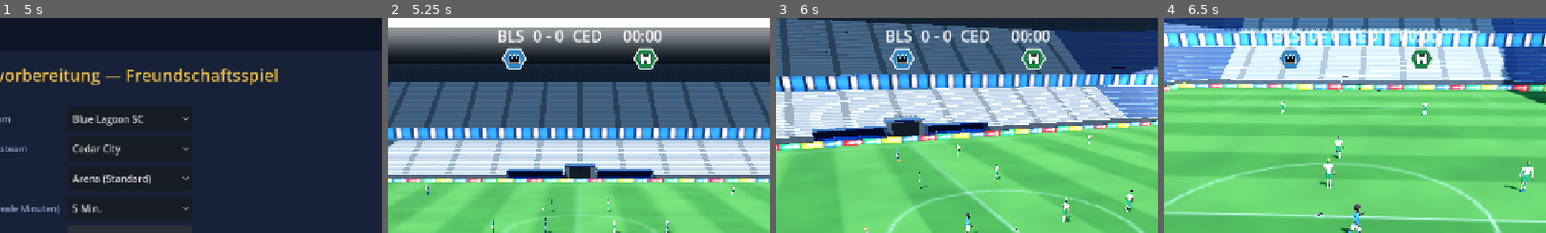
Above: before the commit, frames 1-4 (left to right).
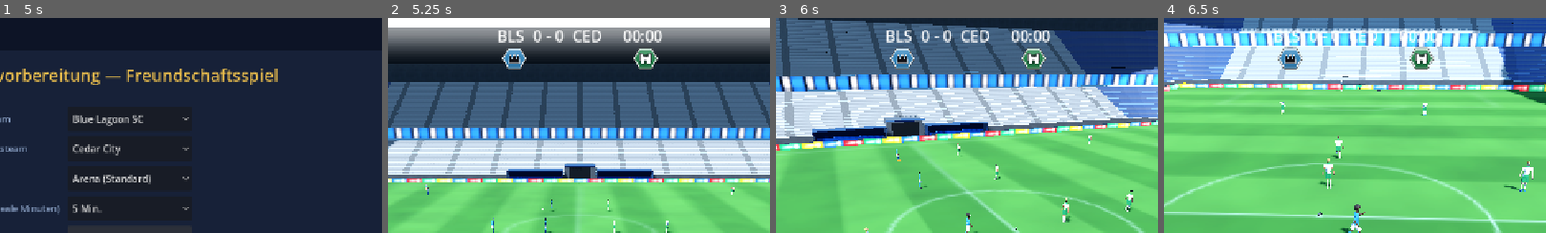
Above: after the commit, the same moments.

Repository: MOT1209/UNITY-GAMES-3D
Game: Godot game, scene res://scenes/main/main.tscn
The game is run twice, just before and just after one commit, with the same random seed, the same clock (stepped at 60 frames per second) and the same inputs.
Inputs (mouse positions are % of the whole screen's width and height, from its top left):
- Up to frame 1 (5 s): click "Play" at 0.5 s; click "Play" at 1.25 s; click "Management Hub" at 2 s; click "Spielen" at 2.75 s; click "Normal" at 3.5 s; click "Normal" at 4.25 s
- Up to frame 2 (5.25 s): click "Spiel starten (3D)" at 5 s
- Up to frame 3 (6 s): tap Enter at 5.75 s; move the mouse to (72, 45) at 5.77 s; hold D (move_right) from 5.78 s (still down); hold V (camera_toggle) from 5.78 s (still down); click (72, 45) at 5.92 s
- Up to frame 4 (6.5 s): keep holding D (move_right); keep holding V (camera_toggle)
The pictures show only the part of the screen within x 25-75%, y 0-50%; the shares and areas given below are measured in that part.

Frame 1 is identical in both runs. In frame 2, 0.5% of the frame differs, in the area x 29-71%, y 13-24%; in frame 3, 0.5%; in frame 4, 0.5%.

Commit message:
Phase 4: original crests (polished) + drawn kit previews with crest, UI integration, tests
Full run: 2692 checks passed, 0 failed (83 in db_crests_validation).

Co-Authored-By: Claude Sonnet 5.5 <noreply@anthropic.com>
Claude-Session: https://claude.ai/code/session_01J2WiCKdt9LQjdxyRMnVJkf

Diff:
--- a/Foßball godot/king-f-oß-ball/scripts/systems/crests/crest_renderer.gd
+++ b/Foßball godot/king-f-oß-ball/scripts/systems/crests/crest_renderer.gd
@@ -17,6 +17,7 @@
 	"card": {"size": 72, "border": 0.12, "mono": false, "pattern": true},
 }
 const HALO := 0.035
+const OUTLINE := 0.05
 const DARK := Color(0.07, 0.07, 0.09)
 const LIGHT := Color(1, 1, 1)
 ## Per shape: symbol centre offset (x, y) and scale inside the shape.
@@ -76,6 +77,8 @@
 	var border_col := _border_color(c)
 	var symbol_col := _symbol_color(c, fills)
 	var halo_col := DARK if _luma(symbol_col) > 0.3 else LIGHT
+	var outline_col := border_col.darkened(0.6)
+	var rich := s >= 56                  # shading, gloss and shadow only where they can be seen
 	var half := float(s) * 0.5
 	for py in s:
 		var y := (float(py) + 0.5) / half - 1.0
@@ -87,16 +90,30 @@
 				continue
 			var sym := 0.0
 			var halo := 0.0
+			var shadow := 0.0
 			if absf(x) < 0.7 and absf(y) < 0.7:
 				var ssd := CrestSymbols.sd(c.symbol, (x - fit.x) / fit.z, (y - fit.y) / fit.z) * fit.z
 				sym = clampf(0.5 - ssd * half, 0.0, 1.0)
 				halo = clampf(0.5 - (ssd - HALO) * half, 0.0, 1.0)
+				if rich:
+					var dsd := CrestSymbols.sd(c.symbol, (x - fit.x - 0.03) / fit.z, (y - fit.y - 0.05) / fit.z) * fit.z
+					shadow = clampf(0.5 - (dsd - 0.02) * half, 0.0, 1.0)
 			if mono:
 				var ring := clampf(0.5 - (absf(sd + border_w * 0.5) - border_w * 0.5) * half, 0.0, 1.0)
 				img.set_pixel(px, py, Color(1, 1, 1, maxf(ring, sym)))
 				continue
 			var col := _fill(division, x, y, c, half)
+			if rich:                                         # soft top light, darker bottom: a little depth
+				var ty := (y + 1.0) * 0.5
+				col = col.lerp(Color.WHITE, 0.13 * (1.0 - ty)).lerp(Color.BLACK, 0.2 * ty * ty)
 			col = col.lerp(border_col, clampf(0.5 + (sd + border_w) * half, 0.0, 1.0))
+			if rich:                                         # fine inner line inside the border
+				var il := clampf(0.5 - (absf(sd + border_w + 0.04) - 0.011) * half, 0.0, 1.0)
+				col = col.lerp(border_col.lightened(0.35) if _luma(border_col) < 0.4 else border_col.darkened(0.3), il * 0.6)
+				col = col.lerp(Color.WHITE, clampf(1.0 - (x * x * 1.3 + (y + 0.62) * (y + 0.62) * 6.0), 0.0, 1.0) * 0.14)   # gloss
+			col = col.lerp(outline_col, clampf(0.5 + (sd + OUTLINE) * half, 0.0, 1.0))     # dark outer outline
+			if rich:
+				col = col.lerp(Color.BLACK, shadow * 0.38)
 			col = col.lerp(halo_col, halo * 0.9)         # thin outline keeps the symbol legible on any fill
 			col = col.lerp(symbol_col, sym)
 			img.set_pixel(px, py, Color(col.r, col.g, col.b, cover))
--- /dev/null
+++ b/Foßball godot/king-f-oß-ball/scripts/systems/teams/kit_renderer.gd
@@ -0,0 +1,145 @@
+class_name KitRenderer
+extends RefCounted
+
+## Draws a kit (shirt with sleeves, shorts, socks) as an `Image` from the saved kit data
+## (`KitEditor.preview`): colours, pattern (solid, stripes, hoops, halves, sash, checks), accent
+## collar/cuffs and the club crest on the left chest. Used by the kit previews so a kit looks
+## like a kit instead of colour blocks. Base canvas 88 x 112; `scale` multiplies it.
+
+const W := 88.0
+const H := 112.0
+
+
+## `crest` may be null (no crest drawn). Result is RGBA, transparent outside the garments.
+static func render(kit: Dictionary, crest: Image = null, scale: int = 2) -> Image:
+	var sc := float(maxi(scale, 1))
+	var img := Image.create(int(W * sc), int(H * sc), false, Image.FORMAT_RGBA8)
+	var main: Color = kit.get("main", Color.WHITE)
+	var sec: Color = kit.get("secondary", Color.BLACK)
+	var accent: Color = kit.get("accent", Color.WHITE)
+	var shorts: Color = kit.get("shorts", sec)
+	var socks: Color = kit.get("socks", main)
+	var pattern := str(kit.get("pattern", "solid"))
+	var outline := Color(0, 0, 0, 0.55)
+	for py in img.get_height():
+		var y := (float(py) + 0.5) / sc
+		for px in img.get_width():
+			var x := (float(px) + 0.5) / sc
+			var col := Color(0, 0, 0, 0)
+			# socks
+			var sd_socks := minf(_box(x, y, 30.0, 97.0, 7.0, 8.0), _box(x, y, 58.0, 97.0, 7.0, 8.0))
+			col = _over(col, _shade(socks, y, 88.0, 105.0), sd_socks, sc, outline)
+			if sd_socks < 0.0 and y < 91.5:
+				col = _over(col, accent, sd_socks, sc, Color(0, 0, 0, 0))
+			# shorts: two legs + waistband, a small gap between the legs
+			var sd_sh := minf(_box(x, y, 30.0, 72.0, 11.5, 13.0), _box(x, y, 58.0, 72.0, 11.5, 13.0))
+			sd_sh = minf(sd_sh, _box(x, y, 44.0, 63.0, 20.0, 5.0))
+			sd_sh = maxf(sd_sh, -_box(x, y, 44.0, 78.0, 1.6, 12.0))
+			col = _over(col, _shade(shorts, y, 58.0, 86.0), sd_sh, sc, outline)
+			if sd_sh < 0.0 and y < 61.0:
+				col = _over(col, accent.lerp(shorts, 0.35), sd_sh, sc, Color(0, 0, 0, 0))
+			# shirt: body + short sleeves
+			var sd_body := _rbox(x, y, 44.0, 35.0, 19.5, 23.0, 4.5)
+			var sd_l := _quad(x, y, 25.0, 13.0, 8.5, 22.0, 14.0, 36.0, 25.0, 30.0)
+			var sd_r := _quad(x, y, 63.0, 13.0, 80.0, 22.0, 74.0, 36.0, 63.0, 30.0)
+			var sd_shirt := minf(sd_body, minf(sd_l, sd_r))
+			var neck := _tri(x, y, 35.5, 10.0, 52.5, 10.0, 44.0, 24.0)
+			var sd_cut := maxf(sd_shirt, -neck)
+			if sd_cut < 1.0 / sc:
+				var shirt := _shade(_pattern(pattern, x, y, main, sec), y, 12.0, 58.0)
+				var collar := clampf(0.5 - (absf(neck - 1.8) - 1.8) * sc, 0.0, 1.0)         # V-neck trim
+				var cuff := maxf(clampf(0.5 - _cap(x, y, 8.8, 22.5, 14.2, 35.5, 2.0) * sc, 0.0, 1.0),
+						clampf(0.5 - _cap(x, y, 79.2, 22.5, 73.8, 35.5, 2.0) * sc, 0.0, 1.0))  # sleeve cuffs
+				shirt = shirt.lerp(accent, maxf(collar, cuff))
+				col = _over(col, shirt, sd_cut, sc, outline)
+			img.set_pixel(px, py, col)
+	if crest != null:
+		var size := int(21.0 * sc)
+		var c := crest.duplicate() as Image
+		c.convert(Image.FORMAT_RGBA8)
+		c.resize(size, size, Image.INTERPOLATE_LANCZOS)
+		img.blend_rect(c, Rect2i(Vector2i.ZERO, c.get_size()), Vector2i(int(25.0 * sc), int(19.0 * sc)))
+	return img
+
+
+# --- painting helpers ----------------------------------------------------------------------------
+
+## Composites `src` over `dst` with anti-aliased coverage from `sd`, plus a thin outline.
+static func _over(dst: Color, src: Color, sd: float, sc: float, outline: Color) -> Color:
+	var cover := clampf(0.5 - sd * sc, 0.0, 1.0)
+	if cover <= 0.0:
+		return dst
+	var col := src
+	col.a = 1.0
+	if outline.a > 0.0:
+		var edge := clampf(0.5 + (sd + 1.1) * sc, 0.0, 1.0)         # outline hugging the border, 1.1 px wide
+		col = col.lerp(Color(outline.r, outline.g, outline.b, 1.0), edge * outline.a)
+	var a := cover
+	var out_a := a + dst.a * (1.0 - a)
+	if out_a <= 0.0:
+		return dst
+	var rgb := (Vector3(col.r, col.g, col.b) * a + Vector3(dst.r, dst.g, dst.b) * dst.a * (1.0 - a)) / out_a
+	return Color(rgb.x, rgb.y, rgb.z, out_a)
+
+
+## Gentle vertical shading so a garment does not look flat.
+static func _shade(c: Color, y: float, top: float, bottom: float) -> Color:
+	var t := clampf((y - top) / maxf(bottom - top, 1.0), 0.0, 1.0)
+	return c.lerp(Color.WHITE, 0.10 * (1.0 - t)).lerp(Color.BLACK, 0.16 * t)
+
+
+static func _pattern(pattern: String, x: float, y: float, main: Color, sec: Color) -> Color:
+	var alt := false
+	match pattern:
+		"stripes":
+			alt = int(floorf((x - 24.0) / 7.2)) % 2 != 0
+		"hoops":
+			alt = int(floorf((y - 12.0) / 7.0)) % 2 != 0
+		"halves":
+			alt = x >= 44.0
+		"sash":
+			alt = absf((x - 44.0) + (y - 34.0) * 0.85) < 6.5
+		"checks":
+			alt = (int(floorf(x / 7.0)) + int(floorf(y / 7.0))) % 2 != 0
+	return sec if alt else main
+
+
+# --- geometry (signed distance, pixels; negative inside) -----------------------------------------
+
+static func _box(x: float, y: float, cx: float, cy: float, hw: float, hh: float) -> float:
+	var dx := absf(x - cx) - hw
+	var dy := absf(y - cy) - hh
+	return sqrt(maxf(dx, 0.0) * maxf(dx, 0.0) + maxf(dy, 0.0) * maxf(dy, 0.0)) + minf(maxf(dx, dy), 0.0)
+
+
+static func _rbox(x: float, y: float, cx: float, cy: float, hw: float, hh: float, r: float) -> float:
+	return _box(x, y, cx, cy, hw - r, hh - r) - r
+
+
+static func _cap(x: float, y: float, ax: float, ay: float, bx: float, by: float, w: float) -> float:
+	var pax := x - ax
+	var pay := y - ay
+	var bax := bx - ax
+	var bay := by - ay
+	var h := clampf((pax * bax + pay * bay) / (bax * bax + bay * bay), 0.0, 1.0)
+	var dx := pax - bax * h
+	var dy := pay - bay * h
+	return sqrt(dx * dx + dy * dy) - w
+
+
+static func _edge(x: float, y: float, px: float, py: float, qx: float, qy: float, s: float) -> float:
+	var ex := qx - px
+	var ey := qy - py
+	return s * ((x - px) * ey - (y - py) * ex) / sqrt(ex * ex + ey * ey)
+
+
+static func _tri(x: float, y: float, ax: float, ay: float, bx: float, by: float, cx: float, cy: float) -> float:
+	var s := signf((bx - ax) * (cy - ay) - (by - ay) * (cx - ax))
+	return maxf(maxf(_edge(x, y, ax, ay, bx, by, s), _edge(x, y, bx, by, cx, cy, s)), _edge(x, y, cx, cy, ax, ay, s))
+
+
+## Convex quad a-b-c-d.
+static func _quad(x: float, y: float, ax: float, ay: float, bx: float, by: float, cx: float, cy: float, dx: float, dy: float) -> float:
+	var s := signf((bx - ax) * (cy - ay) - (by - ay) * (cx - ax))
+	return maxf(maxf(_edge(x, y, ax, ay, bx, by, s), _edge(x, y, bx, by, cx, cy, s)),
+			maxf(_edge(x, y, cx, cy, dx, dy, s), _edge(x, y, dx, dy, ax, ay, s)))
--- /dev/null
+++ b/Foßball godot/king-f-oß-ball/scripts/systems/teams/kit_service.gd
@@ -0,0 +1,22 @@
+class_name KitService
+extends RefCounted
+
+## Cached kit textures (shirt + shorts + socks with the club crest), keyed by the kit data and
+## the crest design, so a changed colour, pattern or crest shows immediately.
+
+static var cache := CrestCache.new()
+
+
+static func texture(db: Node, team: TeamData, slot: String, scale: int = 2) -> Texture2D:
+	var pv := KitEditor.preview(team, slot)
+	if pv.is_empty():
+		return null
+	var crest := CrestService.crest_of(db, team) if db != null else null
+	var key := "%s|%s|%d|%s" % [slot, str(pv), scale, CrestService.cache_key(crest, "kit", 0) if crest != null else "-"]
+	var tex := cache.fetch(key)
+	if tex != null:
+		return tex
+	var crest_img: Image = CrestRenderer.render(crest, "kit") if crest != null else null
+	tex = ImageTexture.create_from_image(KitRenderer.render(pv, crest_img, scale))
+	cache.store(key, tex)
+	return tex
--- a/Foßball godot/king-f-oß-ball/scripts/ui/kit/ui_kit.gd
+++ b/Foßball godot/king-f-oß-ball/scripts/ui/kit/ui_kit.gd
@@ -172,20 +172,26 @@
 	return r
 
 
-## Kit preview built from the saved kit dictionary (shirt, shorts, socks, number).
-static func kit_preview(team: TeamData, slot: String) -> Control:
+## Kit preview: a drawn shirt, shorts and socks in the saved colours and pattern, with the club
+## crest on the chest. `db` defaults to the TeamDB autoload.
+static func kit_preview(team: TeamData, slot: String, db: Node = null) -> Control:
 	var pv := KitEditor.preview(team, slot)
 	var box := vbox(2)
 	box.custom_minimum_size = Vector2(70, 0)
 	if pv.is_empty():
 		box.add_child(muted(Loc.f("KIT_NO_KIT", Loc.enum_name("KITSLOT", slot))))
 		return box
-	var shirt := color_swatch(pv["main"], Vector2(60, 48))
-	var stripe := color_swatch(pv["secondary"], Vector2(60, 8))
-	var shorts := color_swatch(pv["shorts"], Vector2(60, 24))
-	var socks := color_swatch(pv["socks"], Vector2(60, 20))
-	for c in [shirt, stripe, shorts, socks]:
-		box.add_child(c)
+	if db == null and Engine.get_main_loop() is SceneTree:
+		db = (Engine.get_main_loop() as SceneTree).root.get_node_or_null("TeamDB")
+	var shirt := TextureRect.new()
+	shirt.name = "KitShirt"
+	shirt.texture = KitService.texture(db, team, slot)
+	shirt.custom_minimum_size = Vector2(88, 112)
+	shirt.expand_mode = TextureRect.EXPAND_IGNORE_SIZE
+	shirt.stretch_mode = TextureRect.STRETCH_KEEP_ASPECT_CENTERED
+	shirt.texture_filter = CanvasItem.TEXTURE_FILTER_LINEAR_WITH_MIPMAPS
+	shirt.mouse_filter = Control.MOUSE_FILTER_IGNORE
+	box.add_child(shirt)
 	box.add_child(label("%s · %s" % [Loc.enum_name("KITSLOT", slot), Loc.enum_name("PATTERN", str(pv["pattern"]))], 12, MUTED))
 	return box
 
--- a/Foßball godot/king-f-oß-ball/scripts/ui/screens/team_select_screen.gd
+++ b/Foßball godot/king-f-oß-ball/scripts/ui/screens/team_select_screen.gd
@@ -25,7 +25,7 @@
 	var list := UIKit.vbox(4)
 	for t: TeamData in teams:
 		var row := UIKit.hbox(10)
-		row.add_child(UIKit.crest(db(), t, 44, "card"))
+		row.add_child(UIKit.crest(db(), t, 64, "card"))
 		row.add_child(UIKit.kit_preview(t, "home"))
 		var info := UIKit.vbox(0)
 		info.custom_minimum_size = Vector2(260, 0)
--- a/Foßball godot/king-f-oß-ball/tests/db_crests_validation.gd
+++ b/Foßball godot/king-f-oß-ball/tests/db_crests_validation.gd
@@ -29,6 +29,7 @@
 	_test_cache_and_service()
 	_test_registry()
 	_test_custom_crests()
+	_test_kits()
 	await _test_ui()
 	_test_performance()
 	print("=== Validation summary: %d passed, %d failed ===" % [_passed, _failed])
@@ -367,6 +368,31 @@
 	app.db.reload()
 
 
+func _test_kits() -> void:
+	var db := _new_db("real_2025")
+	var team: TeamData = db.get_team("eng_arsenal")
+	var kit := {"main": Color("c8102e"), "secondary": Color.WHITE, "accent": Color.WHITE, "shorts": Color("101010"), "socks": Color("c8102e"), "pattern": "solid"}
+	var plain := KitRenderer.render(kit, null, 1)
+	_check(plain.get_width() == 88 and plain.get_height() == 112, "kit image has the base size (88 x 112)")
+	_check(plain.get_pixel(44, 45).r > 0.6 and plain.get_pixel(44, 45).g < 0.25, "shirt body is painted in the main colour")
+	_check(plain.get_pixel(30, 75).r < 0.2, "shorts are painted in the shorts colour")
+	_check(plain.get_pixel(2, 2).a == 0.0, "outside the garments is transparent")
+	var crest := CrestService.image(db, team, "kit")
+	var with_crest := KitRenderer.render(kit, crest, 1)
+	_check(with_crest.get_data() != plain.get_data(), "the club crest is drawn on the chest")
+	var distinct := {}
+	for pat in KitEditor.PATTERNS:
+		var k := kit.duplicate()
+		k["pattern"] = pat
+		distinct[KitRenderer.render(k, null, 1).get_data().hex_encode().sha256_text()] = true
+	_check(distinct.size() == KitEditor.PATTERNS.size(), "all %d patterns look different" % KitEditor.PATTERNS.size())
+	var t1 := KitService.texture(db, team, "home")
+	_check(t1 != null and t1 == KitService.texture(db, team, "home"), "kit textures are cached")
+	KitEditor.set_field(team, "home", "main", "00ff00")
+	_check(KitService.texture(db, team, "home") != t1, "a changed kit colour gives a new texture")
+	_check(KitService.texture(db, team, "nope") == null, "a missing kit slot gives no texture")
+
+
 func _crest_controls(root: Node) -> Array:
 	return root.find_children("*", "TextureRect", true, false).filter(func(n: Node) -> bool: return n.has_meta("crest_club"))
 
--- a/Foßball godot/king-f-oß-ball/tests/phaseT10_validation.gd
+++ b/Foßball godot/king-f-oß-ball/tests/phaseT10_validation.gd
@@ -68,9 +68,12 @@
 	_check(UIKit.empty_state("hello") is PanelContainer, "empty state component")
 	var team: TeamData = app.db.get_team("club_royal_harbor")
 	var kit := UIKit.kit_preview(team, "home")
-	var swatches: Array = kit.find_children("*", "ColorRect", true, false)
-	_check(swatches.size() == 4 and (swatches[0] as ColorRect).color == Color.from_string(team.kits["home"]["main"], Color.WHITE),
-			"kit preview shows the saved shirt colour")
+	var shirt := kit.find_child("KitShirt", true, false) as TextureRect
+	_check(shirt != null and shirt.texture != null, "kit preview draws the shirt, shorts and socks")
+	var solid := {"main": Color("c8102e"), "secondary": Color.WHITE, "accent": Color.WHITE, "shorts": Color("101010"), "socks": Color("c8102e"), "pattern": "solid"}
+	var shirt_img := KitRenderer.render(solid, null, 1)
+	_check(shirt_img.get_pixel(44, 42).is_equal_approx(Color("c8102e").lerp(Color.WHITE, 0.0)) or shirt_img.get_pixel(44, 42).r > 0.6,
+			"the kit renderer paints the shirt in the saved main colour")
 	_check(UIKit.kit_preview(team, "nope").get_child_count() == 1, "kit preview handles missing kit")
 	var dialog := UIKit.confirm(self, "sure?", func() -> void: pressed[0] += 10)
 	_check(dialog is ConfirmationDialog and dialog.get_parent() == self, "confirm dialog created")
--- /dev/null
+++ b/Foßball godot/king-f-oß-ball/tools/kit_gallery.gd
@@ -0,0 +1,31 @@
+## Developer tool: draws kits (all patterns + a few clubs) with crests into a PNG, CPU only.
+##   godot --headless --path . res://tools/kit_gallery.tscn -- out.png
+extends Node
+
+
+func _ready() -> void:
+	await get_tree().process_frame
+	var out: String = OS.get_cmdline_user_args()[0] if OS.get_cmdline_user_args().size() > 0 else "user://kits.png"
+	var db: TeamDatabase = get_node("/root/TeamDB")
+	db.load_world("real_2025")
+	var items: Array = []
+	for pat in KitEditor.PATTERNS:
+		var t: TeamData = db.get_team("eng_arsenal")
+		var kit := KitEditor.preview(t, "home")
+		kit["pattern"] = pat
+		items.append([kit, t])
+	for id in ["eng_chelsea_fc", "esp_barcelona", "ita_juventus_fc", "ger_borussia_dortmund", "fra_paris_saint_germain_fc", "eng_leicester_city_fc"]:
+		var t: TeamData = db.get_team(id)
+		for slot in ["home", "away", "goalkeeper"]:
+			items.append([KitEditor.preview(t, slot), t])
+	var cw := 190
+	var cols := 6
+	var sheet := Image.create(cols * cw, ceili(float(items.size()) / cols) * 240, false, Image.FORMAT_RGBA8)
+	sheet.fill(Color(0.12, 0.13, 0.17))
+	for i in items.size():
+		var crest: Image = CrestService.image(db, items[i][1], "kit")
+		var img := KitRenderer.render(items[i][0], crest, 2)
+		sheet.blend_rect(img, Rect2i(Vector2i.ZERO, img.get_size()), Vector2i((i % cols) * cw + 7, (i / cols) * 240 + 8))
+	sheet.save_png(out)
+	print("saved ", out)
+	get_tree().quit()
--- /dev/null
+++ b/Foßball godot/king-f-oß-ball/tools/kit_gallery.tscn
@@ -0,0 +1,6 @@
+[gd_scene load_steps=2 format=3]
+
+[ext_resource type="Script" path="res://tools/kit_gallery.gd" id="1_kit"]
+
+[node name="KitGallery" type="Node"]
+script = ExtResource("1_kit")
Not shown, added: Foßball godot/king-f-oß-ball/scripts/systems/teams/kit_renderer.gd.uid
Not shown, added: Foßball godot/king-f-oß-ball/scripts/systems/teams/kit_service.gd.uid
Not shown, changed: Foßball godot/king-f-oß-ball/docs/CREST_SYSTEM_SPEC.md
Not shown, changed: Foßball godot/king-f-oß-ball/docs/DATABASE_CHANGELOG.md
